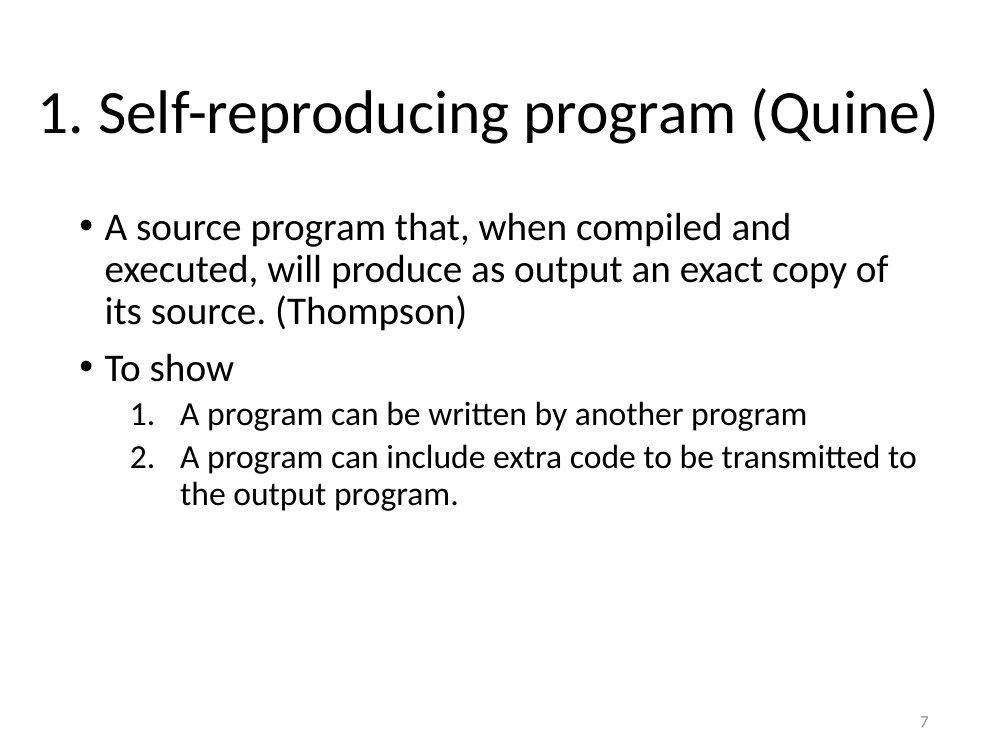
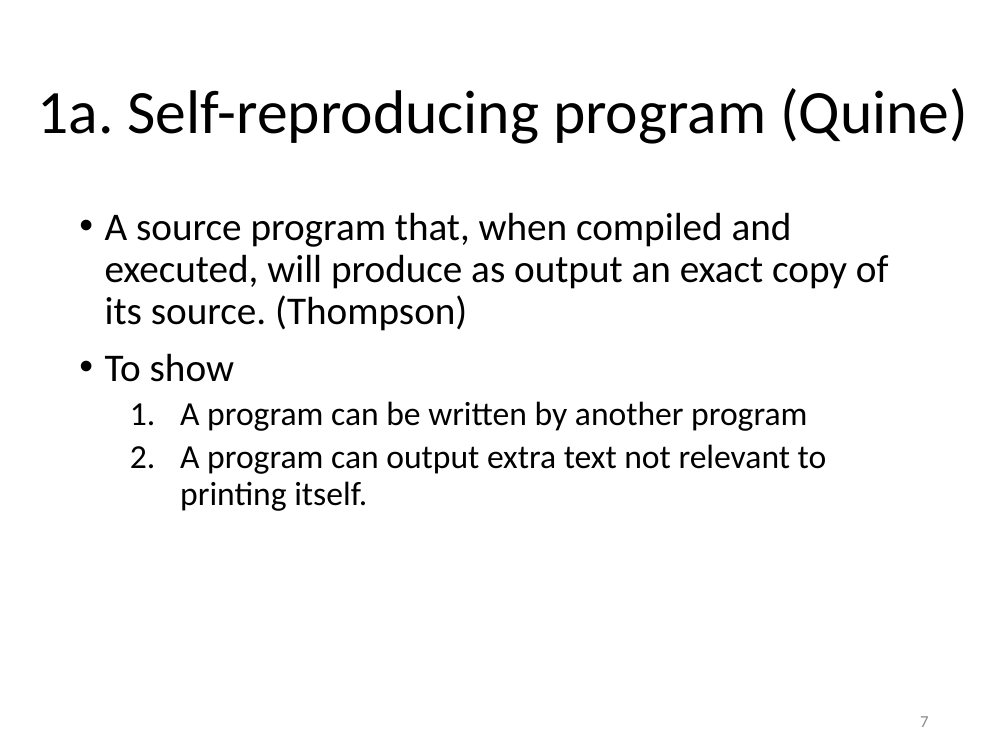
Before and after one commit to yeokm1/reflections-on-trusting-trust, a slide deck: slide 7 of reflections-of-reflecting-trust-slides.pptx. Drawn at 1008x756 pixels with LibreOffice and Linux fonts; fonts in the diff are those of the drawing. Boxes give left, top, right and bottom in pixels: in the first picture for what was removed or moved away, otherwise in the second. Text is boxed around its words. In the diff, an @@ line names an element or a change of style, - is before the commit and + after.

Commit message:
ppt update

```diff
--- a/reflections-of-reflecting-trust-slides.pptx
+++ b/reflections-of-reflecting-trust-slides.pptx
@@ title at (37, 88, 968, 144): text changed @@
-1. Self-reproducing program (Quine)
+1a. Self-reproducing program (Quine)
@@ text at (180, 444, 827, 511): text changed @@
-  2. A program can include extra code to be transmitted to the output program.
+  2. A program can output extra text not relevant to printing itself.
```
Also in this commit, not shown: 4 other slides changed, 18 slides added.
